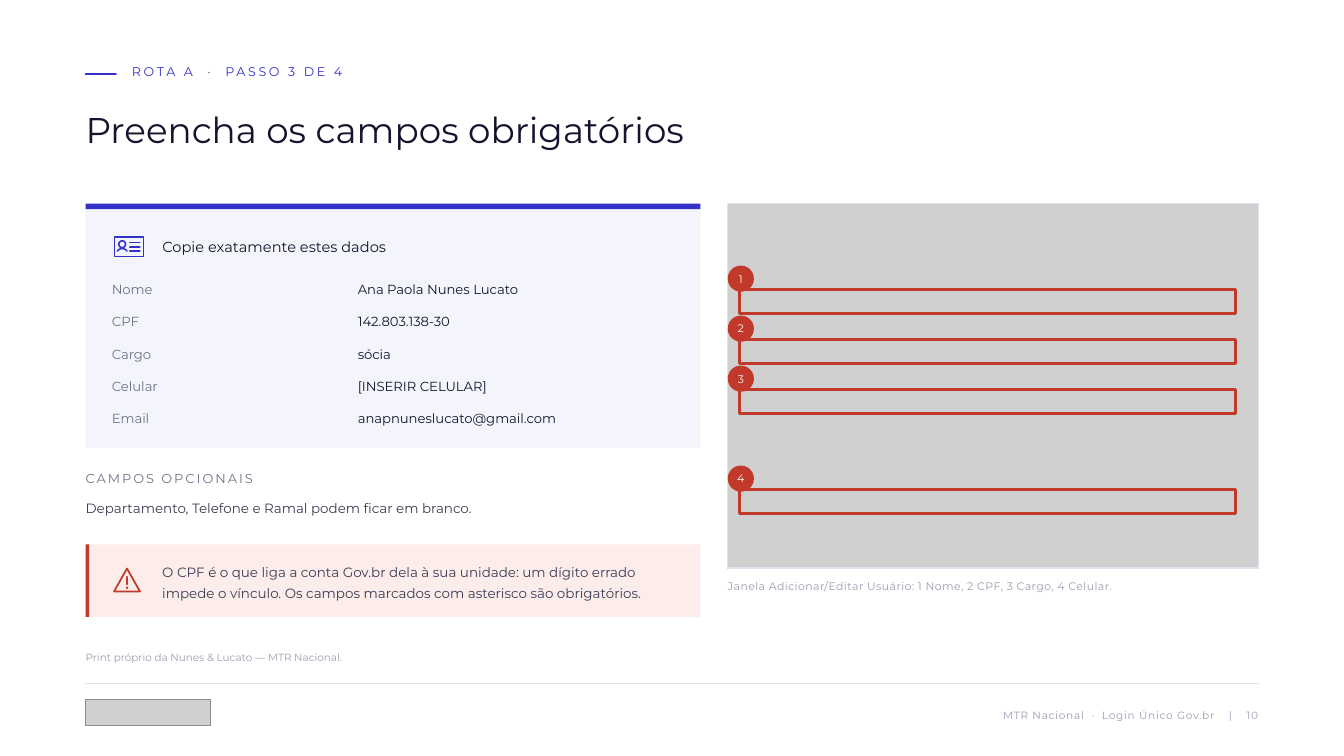
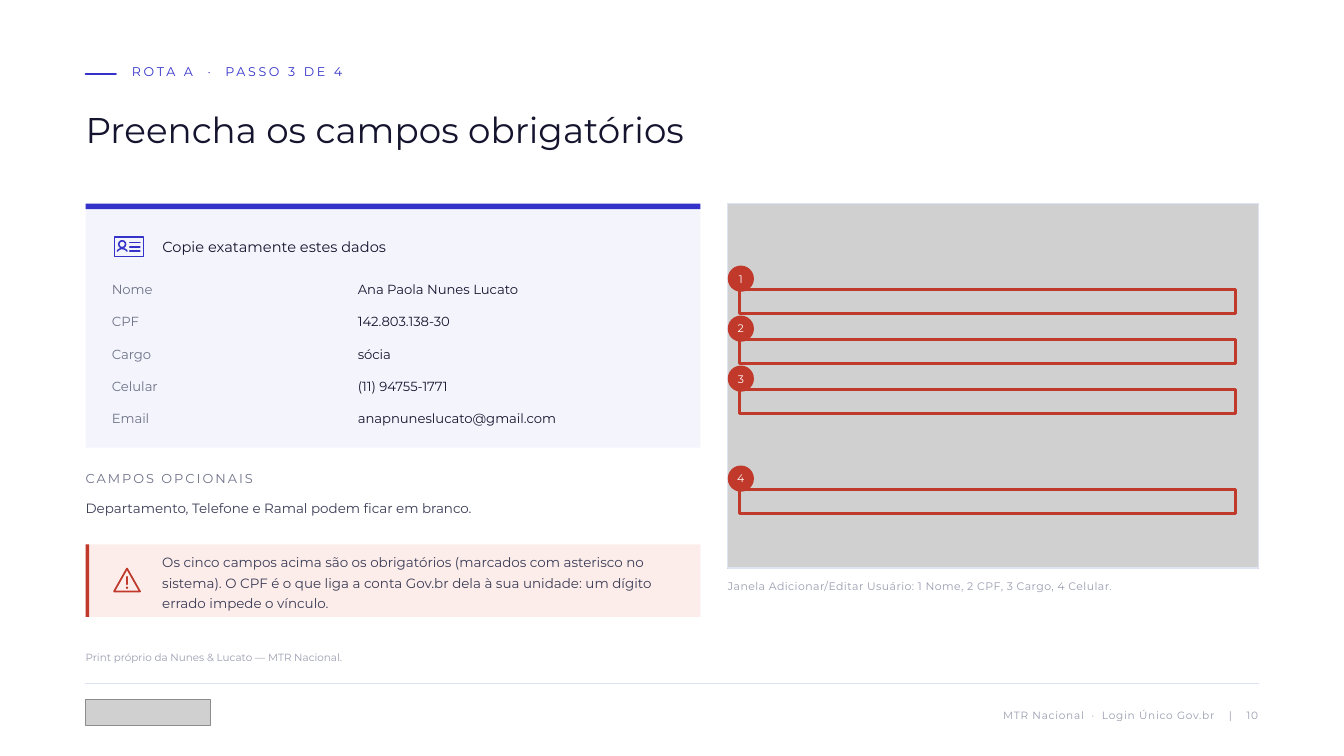
Before and after one commit to giovaniwawa789-beep/Kiro, a slide deck: slide 10 of apresentacoes/sinir_mtr/Nunes_Lucato_MTR_Login_Unico_Govbr.pptx. Drawn at 1344x756 pixels with LibreOffice and Linux fonts; fonts in the diff are those of the drawing; grey boxes stand for pictures. Boxes give left, top, right and bottom in pixels: in the first picture for what was removed or moved away, otherwise in the second. Text is boxed around its words. In the diff, an @@ line names an element or a change of style, - is before the commit and + after.

Commit message:
Preenche o celular da responsavel
Celular (11) 94755-1771, informado pelo cliente. E campo obrigatorio na
janela Adicionar Usuario, entao sem ele o cadastro da Rota A nao conclui.
Entra como constante NL_CELULAR e aparece no slide 10 (dados a digitar) e no
slide 21 (contato), substituindo o [INSERIR TELEFONE] que estava la.

Nao ha mais nenhum marcador [INSERIR] no deck. Seguem apenas os [CONFIRMAR]
dos slides 11 e 13 e o [PRINT PENDENTE] do slide 15, que dependem de
informacao que nao temos como verificar.

```diff
--- a/apresentacoes/sinir_mtr/Nunes_Lucato_MTR_Login_Unico_Govbr.pptx
+++ b/apresentacoes/sinir_mtr/Nunes_Lucato_MTR_Login_Unico_Govbr.pptx
@@ text at [358, 381, 447, 394]: text changed @@
-[INSERIR CELULAR]
+(11) 94755-1771
@@ text at [162, 557, 651, 611]: text changed @@
-O CPF é o que liga a conta Gov.br dela à sua unidade: um dígito errado impede o vínculo. Os campos marcados com asterisco são obrigatórios.
+Os cinco campos acima são os obrigatórios (marcados com asterisco no sistema). O CPF é o que liga a conta Gov.br dela à sua unidade: um dígito errado impede o vínculo.
```
Also in this commit, not shown: 1 other slide changed, 3 other files.
